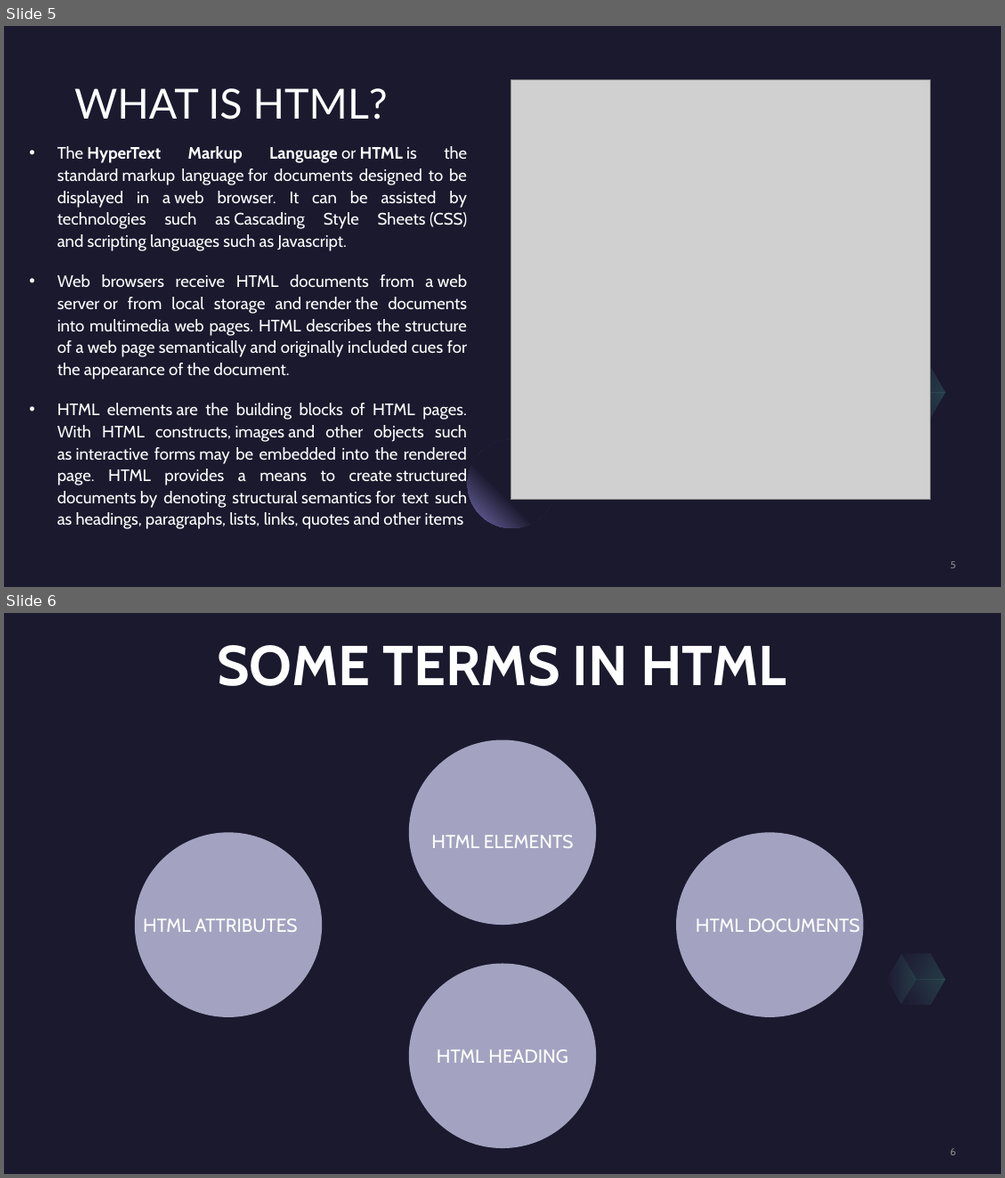
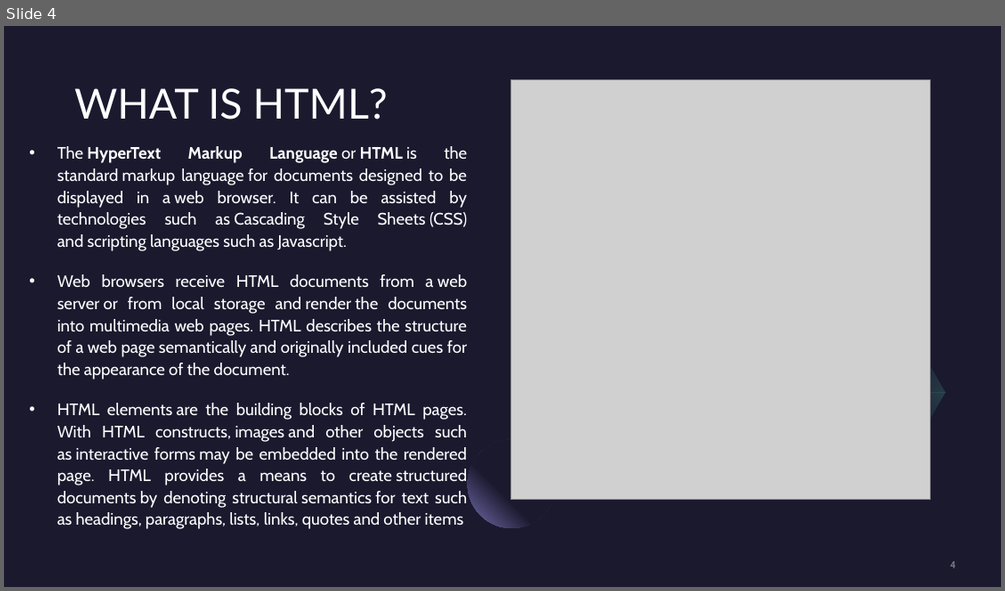
Before and after one commit to devanshrautela/web-development, a slide deck: Web Development.pptx. Shown one above the other, each under a label of ours: slides 5 and 6 before the commit, slide 4 after it. The pictures are 1005x1178 and 1005x591 pixels, drawn with LibreOffice and Linux fonts; fonts in the diff are those of the drawing; grey boxes stand for pictures. Boxes give left, top, right and bottom in pixels: in the first picture for what was removed or moved away, otherwise in the second. Text is boxed around its words. In the diff, an @@ line names an element or a change of style, - is before the commit and + after.

```diff
--- a/Web Development.pptx
+++ b/Web Development.pptx
@@ slide 6 removed at (4, 613, 1001, 1174), background #1B192E; not listed: 3 template elements that a slide beside it also shows @@
@@ text removed at (217, 645, 786, 686) @@
-SOME TERMS IN HTML
@@ freeform shape removed at (409, 740, 596, 925) @@
-HTML ELEMENTS
@@ freeform shape removed at (135, 832, 322, 1017) @@
@@ freeform shape removed at (676, 832, 863, 1017) @@
@@ text removed at (143, 918, 298, 932) @@
-HTML ATTRIBUTES
@@ text removed at (696, 918, 859, 932) @@
-HTML DOCUMENTS
@@ freeform shape removed at (880, 954, 923, 1005) @@
@@ freeform shape removed at (409, 963, 596, 1148) @@
@@ text removed at (437, 1049, 568, 1062) @@
-HTML HEADING
@@ page number removed at (950, 1148, 956, 1155) @@
-6
@@ what was slide 5 is now slide 4 @@
@@ page number at (950, 561, 956, 568): text changed @@
-5
+4
```
Also in this commit, not shown: 3 slides added, 2 other slides removed, 8 other files.
